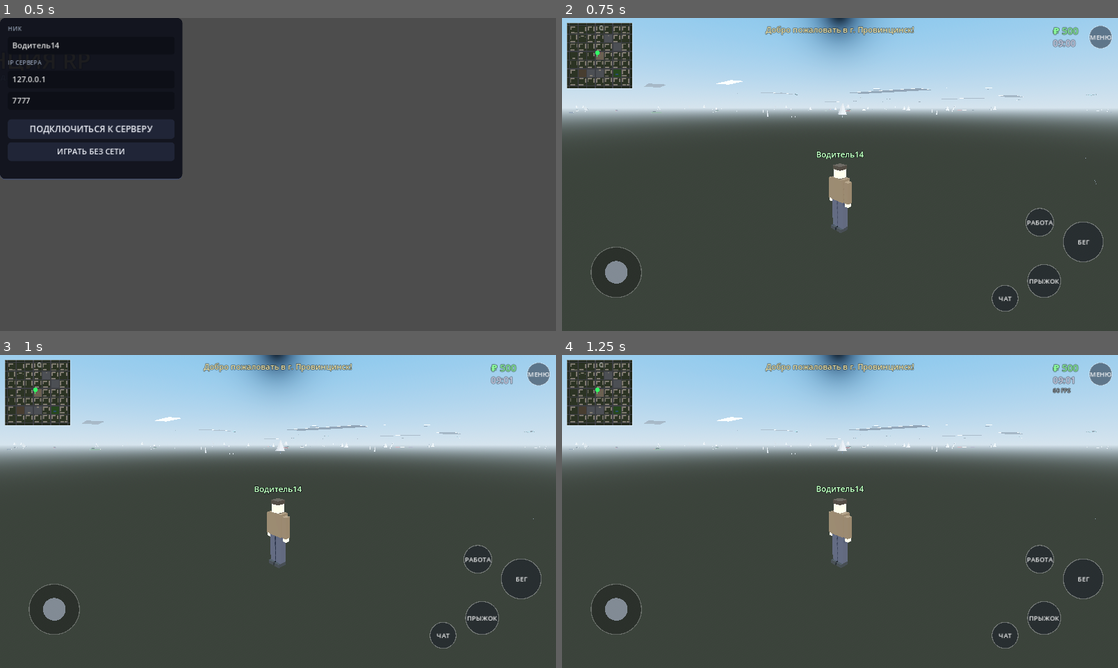
Above: before the commit, frames 1-4 (two rows, left to right).
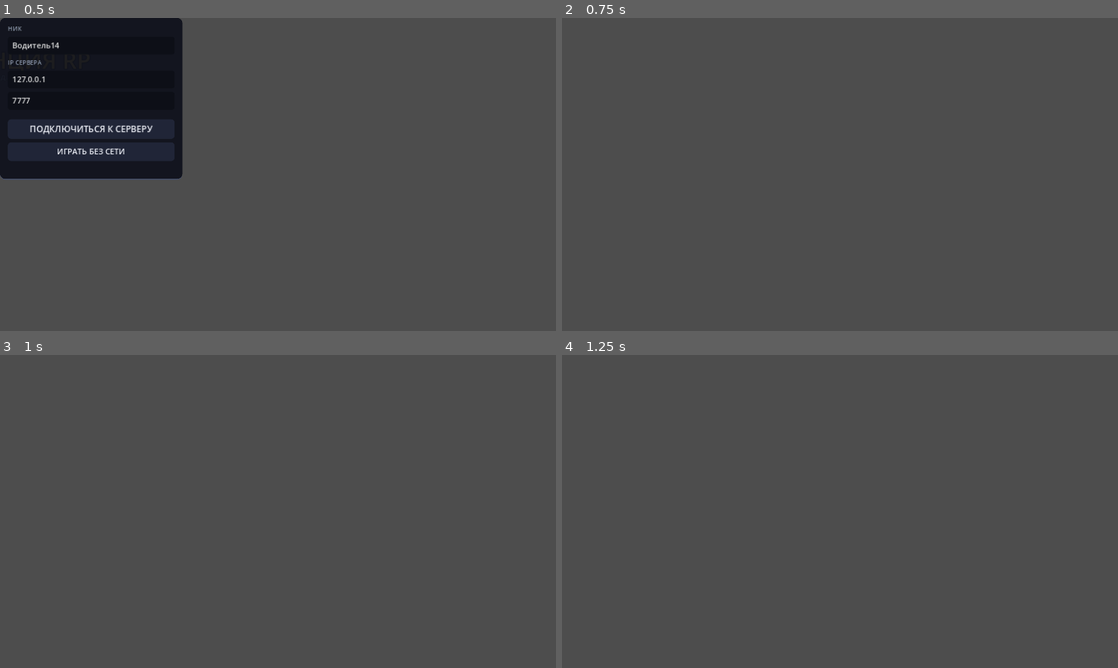
Above: after the commit, the same moments.

Repository: mimistr036-coder/launcher
Game: Godot game, scene res://br/boot.tscn
Same seed, same stepped clock (60 frames per second), same inputs: the game is played once before the commit and once after it.
Inputs:
- Up to frame 1 (0.5 s): no input
- Up to frame 2 (0.75 s): click "ИГРАТЬ БЕЗ СЕТИ" at 0.5 s
- Up to frame 3 (1 s): no input
- Up to frame 4 (1.25 s): no input

Frame 1 is identical in both runs. In frame 2, 37% of the frame differs, in the area x 0-100%, y 0-94%; in frame 3, 37%; in frame 4, 37%.
Error after the commit: Parse Error: Cannot infer the type of "a" variable because the value doesn't have a set type. (res://br/city_builder.gd:121)

Commit message:
fix: типизированный for-in (4.2+) в city_builder — город не собирался на Godot 4.0
Co-authored-by: arena-agent <297053741+arena-agent@users.noreply.github.com>

Diff:
--- a/game/br/city_builder.gd
+++ b/game/br/city_builder.gd
@@ -117,7 +117,7 @@
 	var st := _st_for(mat)
 	var half := size * 0.5
 	var normals := [Vector3.RIGHT, Vector3.LEFT, Vector3.UP, Vector3.DOWN, Vector3.BACK, Vector3.FORWARD]
-	for n: Vector3 in normals:
+	for n in normals:
 		var a := n.max_axis_index()
 		var ui := (a + 1) % 3
 		var vi := (a + 2) % 3
@@ -266,7 +266,7 @@
 		for j3 in range(2, 6):
 			var xi := line_coord(i3)
 			var zj := line_coord(j3)
-			for side: float in [-1.0, 1.0]:
+			for side in [-1.0, 1.0]:
 				var zc := zj + side * (ROAD_W * 0.5 + 2.2)
 				for k in range(-2, 3):
 					_box(white, Vector3(xi + k * 1.4, 0.01, zc), Vector3(0.7, 0.02, 3.0))
